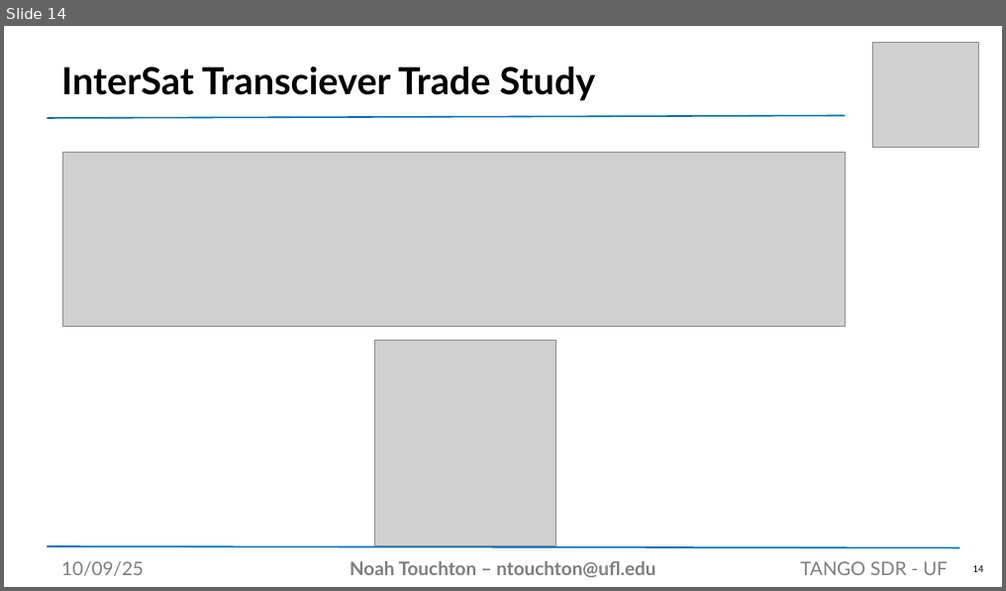
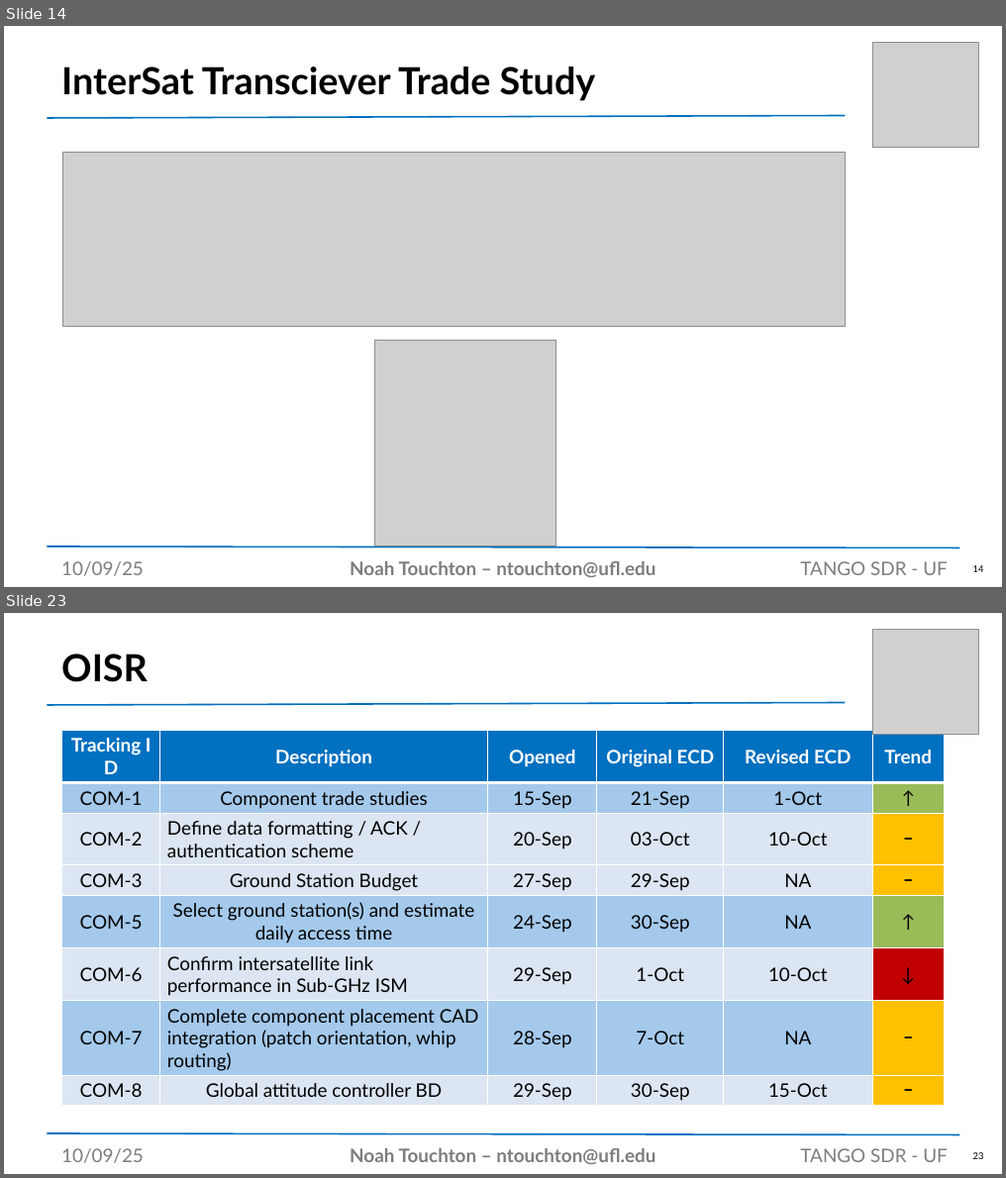
Before and after one commit to noahtouchton/School, a slide deck: Fall 2025/Aero Design 1/PowerPoint/SDR Presentation Template.pptx. Shown one above the other, each under a label of ours: slide 14 before the commit, slides 14 and 23 after it; the slides between them are not shown. The pictures are 1006x591 and 1006x1178 pixels, drawn with LibreOffice and Linux fonts; fonts in the diff are those of the drawing; grey boxes stand for pictures. Boxes give left, top, right and bottom in pixels: in the first picture for what was removed or moved away, otherwise in the second. Text is boxed around its words. In the diff, an @@ line names an element or a change of style, - is before the commit and + after.

```diff
--- a/Fall 2025/Aero Design 1/PowerPoint/SDR Presentation Template.pptx
+++ b/Fall 2025/Aero Design 1/PowerPoint/SDR Presentation Template.pptx
@@ slide 23 added at bbox=[4, 613, 1002, 1174], background #FFFFFF @@
@@ picture added at bbox=[872, 629, 979, 735] @@
@@ title added at bbox=[61, 654, 148, 682], 36 pt, text #000000, bold @@
+OISR
@@ line added from (48, 705) to (846, 703), #0070C0 1.5 pt @@
@@ table added at bbox=[62, 731, 945, 1107], 8 rows, 6 columns @@
+Tracking ID | Description | Opened | Original ECD | Revised ECD | Trend
+COM-1 | Component trade studies | 15-Sep | 21-Sep | 1-Oct | ↑
+COM-2 | Define data formatting / ACK / authentication scheme | 20-Sep | 03-Oct | 10-Oct | −
+COM-3 | Ground Station Budget | 27-Sep | 29-Sep | NA | −
+COM-5 | Select ground station(s) and estimate daily access time | 24-Sep | 30-Sep | NA | ↑
+COM-6 | Confirm intersatellite link performance in Sub-GHz ISM | 29-Sep | 1-Oct | 10-Oct | ↓
+COM-7 | Complete component placement CAD integration (patch orientation, whip routing) | 28-Sep | 7-Oct | NA | −
+COM-8 | Global attitude controller BD | 29-Sep | 30-Sep | 15-Oct | −
@@ line added from (48, 1134) to (960, 1136), #0070C0 1.5 pt @@
@@ text added at bbox=[61, 1149, 144, 1163], 18 pt, text #7D7D7D @@
+10/09/25
@@ text added at bbox=[350, 1149, 655, 1164], 18 pt, text #7D7D7D, bold @@
+Noah Touchton – ntouchton@ufl.edu
@@ text added at bbox=[800, 1149, 947, 1162], 18 pt, text #7D7D7D @@
+TANGO SDR - UF
@@ page number added at bbox=[973, 1153, 984, 1159], 9 pt, text #000000 @@
+23
```
Also in this commit, not shown: 6 slides changed, 18 other slides added, 2 slides removed, 5 other files.
